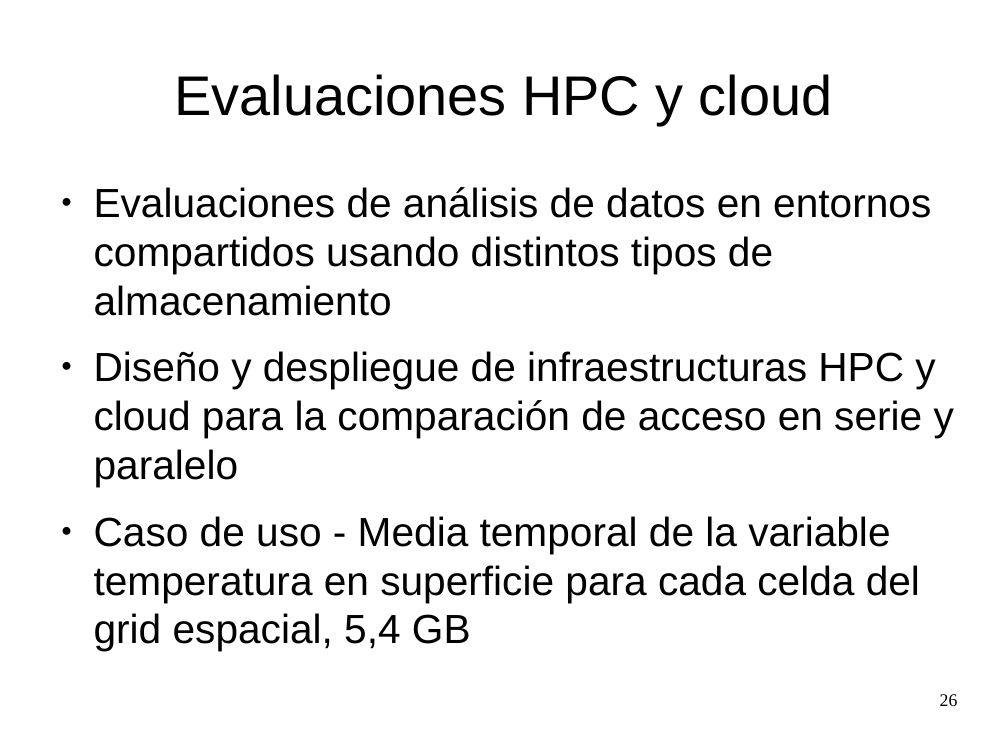
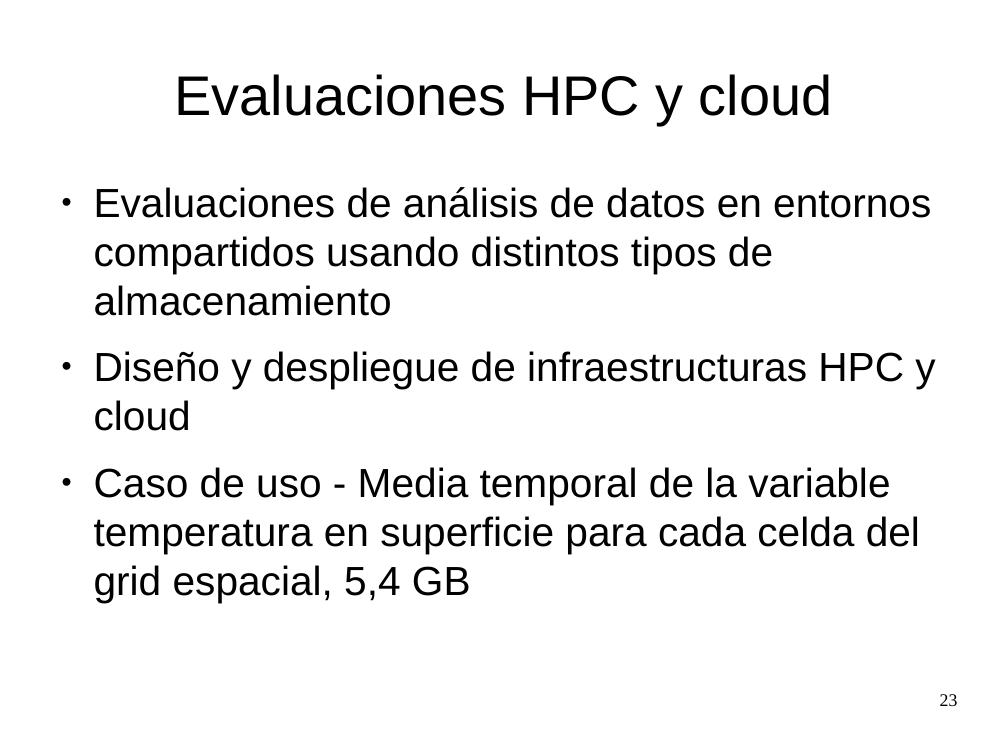
Before and after one commit to zequihg50/tfm, a slide deck: slide 23 of presentacion.odp (slide 26 before the commit). Drawn at 1008x756 pixels with LibreOffice and Linux fonts; fonts in the diff are those of the drawing. Boxes give left, top, right and bottom in pixels: in the first picture for what was removed or moved away, otherwise in the second. Text is boxed around its words. In the diff, an @@ line names an element or a change of style, - is before the commit and + after.

```diff
--- a/presentacion.odp
+++ b/presentacion.odp
@@ text at [94,351,935,431]: text changed @@
-● Diseño y despliegue de infraestructuras HPC y cloud para la comparación de acceso en serie y paralelo
+● Diseño y despliegue de infraestructuras HPC y cloud
@@ page number at [940,694,958,706]: text changed @@
-26
+23
```
Also in this commit, not shown: 2 other slides changed, 3 slides removed, 1 other file.
